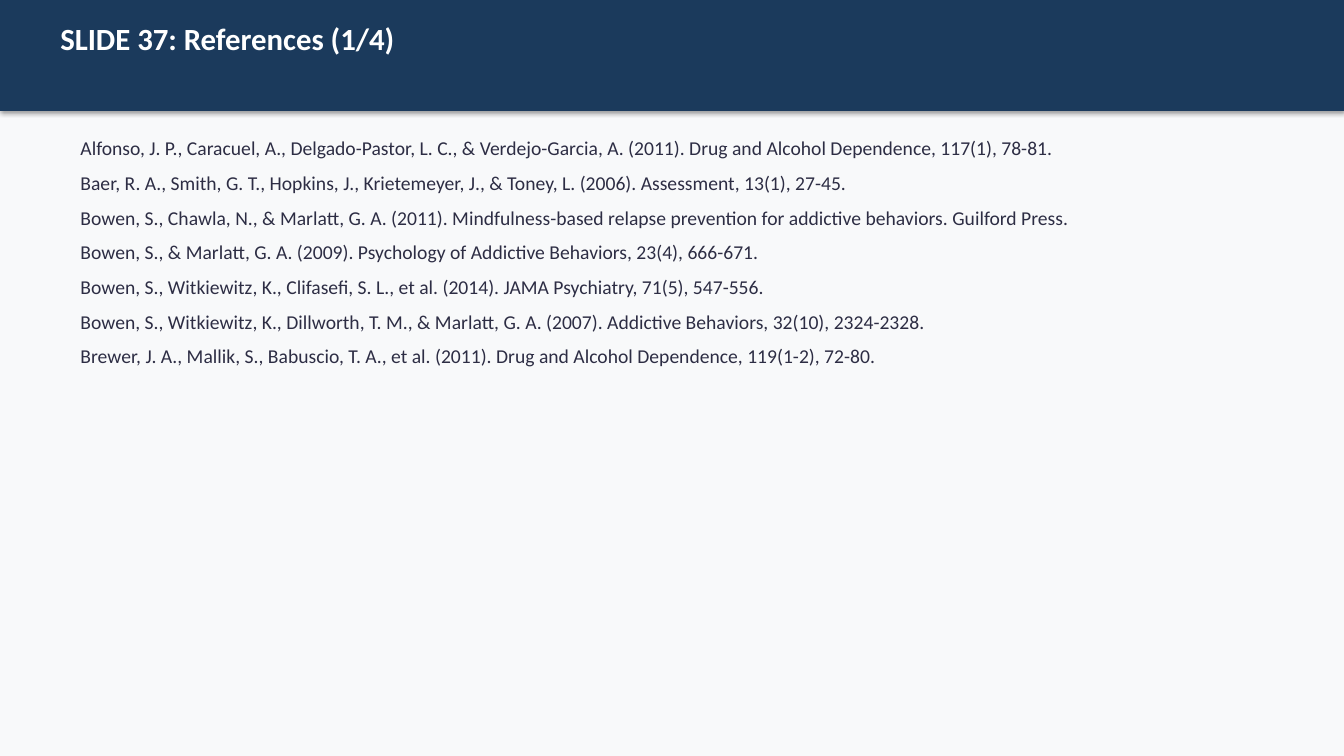
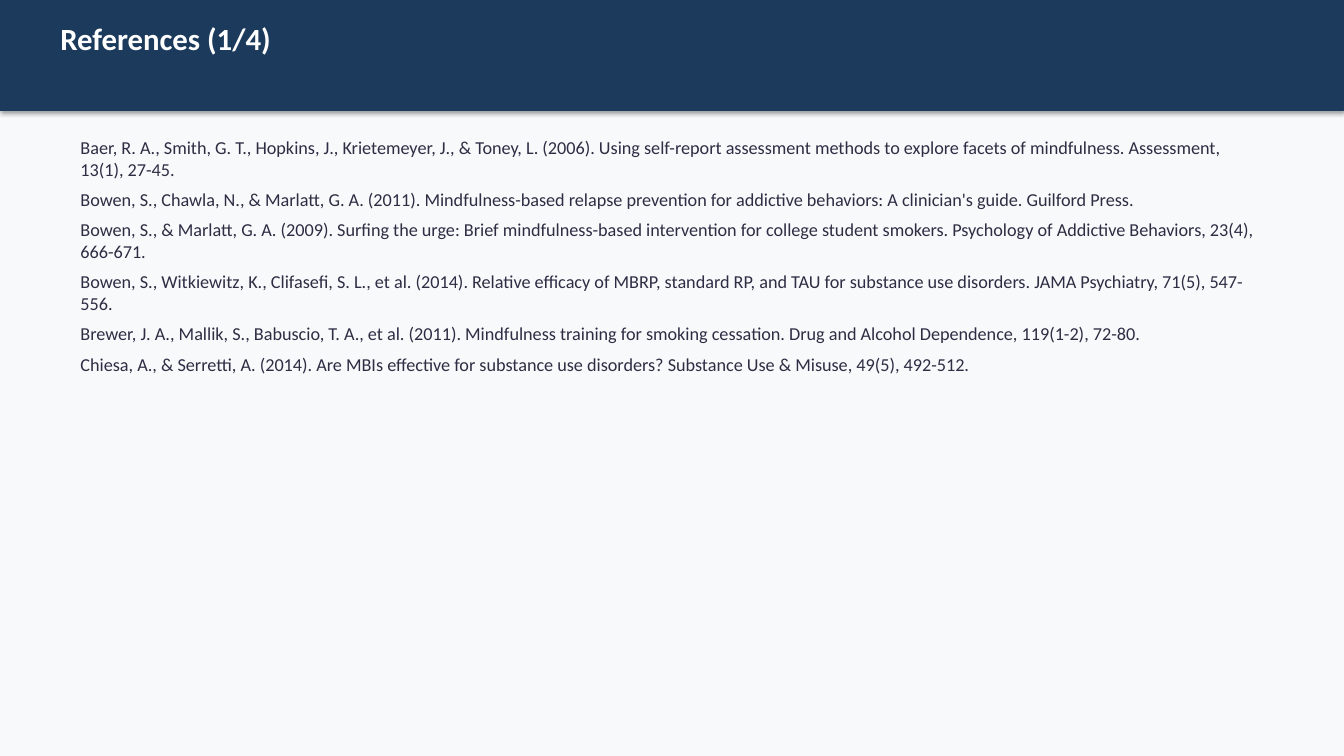
Before and after one commit to tejasdangodra786-byte/Dango-kiro, a slide deck: slide 35 of MBRP_Research_Synopsis_PPT.pptx (slide 37 before the commit). Drawn at 1344x756 pixels with LibreOffice and Linux fonts; fonts in the diff are those of the drawing. Boxes give left, top, right and bottom in pixels: in the first picture for what was removed or moved away, otherwise in the second. Text is boxed around its words. In the diff, an @@ line names an element or a change of style, - is before the commit and + after.

```diff
--- a/MBRP_Research_Synopsis_PPT.pptx
+++ b/MBRP_Research_Synopsis_PPT.pptx
@@ text at box(60, 27, 271, 55): text changed @@
-SLIDE 37: References (1/4)
+References (1/4)
@@ text at box(80, 141, 1253, 374): text changed; size 14 to 13 pt @@
-Alfonso, J. P., Caracuel, A., Delgado-Pastor, L. C., & Verdejo-Garcia, A. (2011). Drug and Alcohol Dependence, 117(1), 78-81.
-Baer, R. A., Smith, G. T., Hopkins, J., Krietemeyer, J., & Toney, L. (2006). Assessment, 13(1), 27-45.
-Bowen, S., Chawla, N., & Marlatt, G. A. (2011). Mindfulness-based relapse prevention for addictive behaviors. Guilford Press.
-Bowen, S., & Marlatt, G. A. (2009). Psychology of Addictive Behaviors, 23(4), 666-671.
-Bowen, S., Witkiewitz, K., Clifasefi, S. L., et al. (2014). JAMA Psychiatry, 71(5), 547-556.
-Bowen, S., Witkiewitz, K., Dillworth, T. M., & Marlatt, G. A. (2007). Addictive Behaviors, 32(10), 2324-2328.
-Brewer, J. A., Mallik, S., Babuscio, T. A., et al. (2011). Drug and Alcohol Dependence, 119(1-2), 72-80.
+Baer, R. A., Smith, G. T., Hopkins, J., Krietemeyer, J., & Toney, L. (2006). Using self-report assessment methods to explore facets of mindfulness. Assessment, 13(1), 27-45.
+Bowen, S., Chawla, N., & Marlatt, G. A. (2011). Mindfulness-based relapse prevention for addictive behaviors: A clinician's guide. Guilford Press.
+Bowen, S., & Marlatt, G. A. (2009). Surfing the urge: Brief mindfulness-based intervention for college student smokers. Psychology of Addictive Behaviors, 23(4), 666-671.
+Bowen, S., Witkiewitz, K., Clifasefi, S. L., et al. (2014). Relative efficacy of MBRP, standard RP, and TAU for substance use disorders. JAMA Psychiatry, 71(5), 547-556.
+Brewer, J. A., Mallik, S., Babuscio, T. A., et al. (2011). Mindfulness training for smoking cessation. Drug and Alcohol Dependence, 119(1-2), 72-80.
+Chiesa, A., & Serretti, A. (2014). Are MBIs effective for substance use disorders? Substance Use & Misuse, 49(5), 492-512.
```
Also in this commit, not shown: 33 other slides changed, 4 slides added, 6 slides removed, 1 other file.
